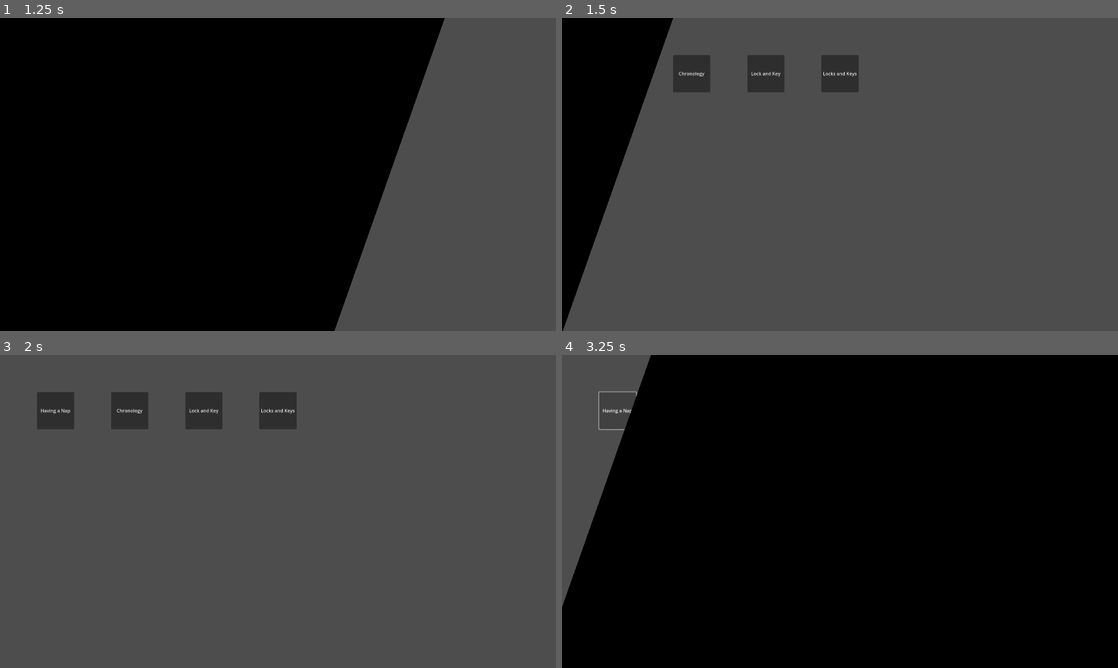
Above: before the commit, frames 1-4 (two rows, left to right).
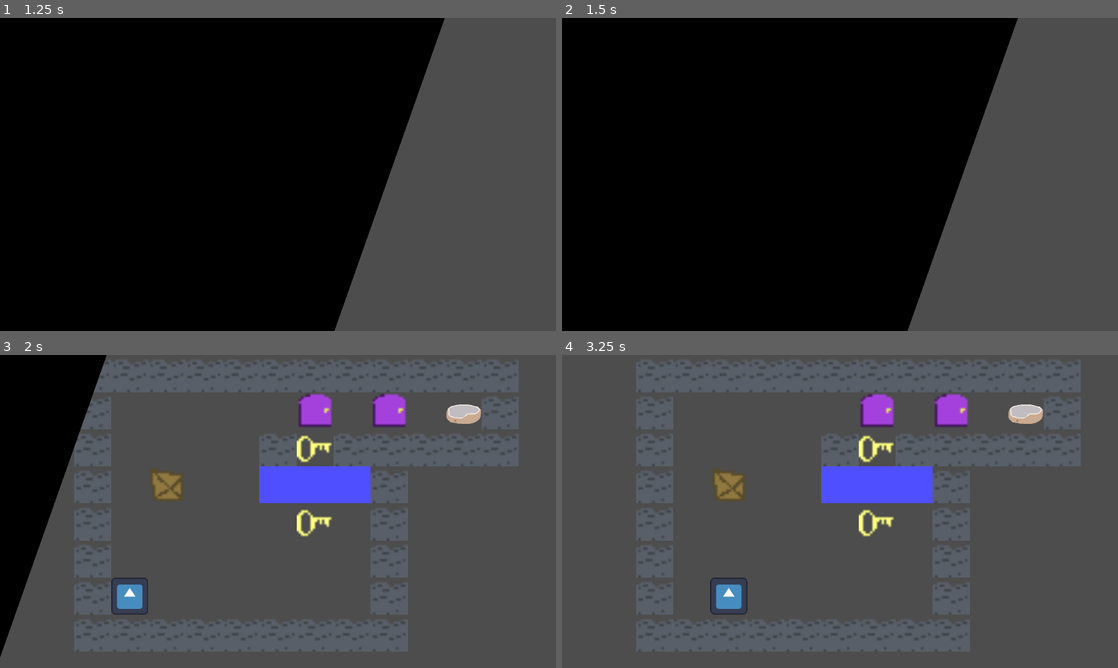
Above: after the commit, the same moments.

Repository: Just-a-Bee/Chrono-Cat
Game: Godot game, scene res://ui/title/title.tscn
The game is run twice, just before and just after one commit, with the same random seed, the same clock (stepped at 60 frames per second) and the same inputs. Before the commit the project starts from res://ui/title.tscn. The engine's default icon, where the game draws it, is replaced by a stand-in: a white triangle on a blue panel in a dark square.
Inputs (mouse positions are in pixels of both pictures, inside the frame that each line leads up to):
- Up to frame 1 (1.25 s): click "Play" at 0.5 s
- Up to frame 2 (1.5 s): click (912, 74) at 1.25 s, where only the run after the commit has a clickable "Water wall"
- Up to frame 3 (2 s): no input
- Up to frame 4 (3.25 s): hold D (right) 2.03-2.75 s; hold X (rewind) 2.03-2.75 s; click (617, 411) at 2.75 s, where only the run before the commit has a clickable "Having a Nap"

Frame 1 is identical in both runs. In frame 2, 62% of the frame differs, in the area x 0-82%, y 0-100%; in frame 3, 34%; in frame 4, 94%, in the area x 0-100%, y 0-100%.

Commit message:
Files organized, 'Water Wall' added to level select

Diff:
--- a/level_files/rewind_cursor.tscn
+++ b/level_files/rewind_cursor.tscn
@@ -1,6 +1,6 @@
 [gd_scene load_steps=2 format=3 uid="uid://bdouobihrvqsg"]
 
-[ext_resource type="Texture2D" uid="uid://bxnx73kyxodju" path="res://assets/Cursor.png" id="1_xiapj"]
+[ext_resource type="Texture2D" uid="uid://bxnx73kyxodju" path="res://assets/level_stuff/Cursor.png" id="1_xiapj"]
 
 [node name="RewindCursor" type="Sprite2D"]
 scale = Vector2(7.11111, 7.11111)
--- a/main.tscn
+++ b/main.tscn
@@ -3,8 +3,8 @@
 [ext_resource type="Script" path="res://main.gd" id="1_ntcjf"]
 [ext_resource type="PackedScene" uid="uid://dseb7xqjms3u6" path="res://ui/level_select/level_select.tscn" id="2_p70cs"]
 [ext_resource type="Texture2D" uid="uid://gr22k5ibboj7" path="res://assets/level_stuff/WinAnim.png" id="3_o22mr"]
-[ext_resource type="PackedScene" uid="uid://b18s0kfnnp2ch" path="res://ui/transitioner.tscn" id="4_nb2yq"]
-[ext_resource type="Script" path="res://pause_menu.gd" id="5_67t08"]
+[ext_resource type="PackedScene" uid="uid://b18s0kfnnp2ch" path="res://ui/transition/transitioner.tscn" id="4_nb2yq"]
+[ext_resource type="Script" path="res://ui/pause_menu.gd" id="5_6dq5v"]
 
 [sub_resource type="AtlasTexture" id="AtlasTexture_f4cos"]
 atlas = ExtResource("3_o22mr")
@@ -71,7 +71,7 @@
 anchors_preset = 0
 offset_right = 40.0
 offset_bottom = 40.0
-script = ExtResource("5_67t08")
+script = ExtResource("5_6dq5v")
 
 [node name="Polygon2D" type="Polygon2D" parent="PauseMenu"]
 color = Color(0.203922, 0.203922, 0.203922, 1)
--- a/project.godot
+++ b/project.godot
@@ -11,7 +11,7 @@
 [application]
 
 config/name="Chrono Cat"
-run/main_scene="res://ui/title.tscn"
+run/main_scene="res://ui/title/title.tscn"
 config/features=PackedStringArray("4.1", "Forward Plus")
 config/icon="res://assets/actors/icon.svg"
 
--- a/ui/level_select/level_select.tscn
+++ b/ui/level_select/level_select.tscn
@@ -1,10 +1,11 @@
-[gd_scene load_steps=6 format=3 uid="uid://dseb7xqjms3u6"]
+[gd_scene load_steps=7 format=3 uid="uid://dseb7xqjms3u6"]
 
 [ext_resource type="Script" path="res://ui/level_select/level_select.gd" id="1_ppnx8"]
-[ext_resource type="PackedScene" uid="uid://doyd0aa2nqgl2" path="res://ui/level_button.tscn" id="2_6b2g3"]
+[ext_resource type="PackedScene" uid="uid://doyd0aa2nqgl2" path="res://ui/level_select/level_button.tscn" id="2_6b2g3"]
 [ext_resource type="PackedScene" uid="uid://dtb1o8ogbu8dx" path="res://levels/chronology.tscn" id="3_5fvae"]
 [ext_resource type="PackedScene" uid="uid://lfyr65vh2gv1" path="res://levels/lock_and_key.tscn" id="4_5d44g"]
 [ext_resource type="PackedScene" uid="uid://ujejc8syiu43" path="res://levels/locks_and_keys.tscn" id="5_b8vvg"]
+[ext_resource type="PackedScene" uid="uid://dp5opa0eowbv1" path="res://levels/water_wall.tscn" id="6_egfgn"]
 
 [node name="LevelSelect" type="Node2D"]
 script = ExtResource("1_ppnx8")
@@ -37,3 +38,10 @@
 offset_right = 1024.0
 offset_bottom = 256.0
 level = ExtResource("5_b8vvg")
+
+[node name="Water wall" parent="." instance=ExtResource("2_6b2g3")]
+offset_left = 1152.0
+offset_top = 128.0
+offset_right = 1280.0
+offset_bottom = 256.0
+level = ExtResource("6_egfgn")
--- a/ui/title.tscn
+++ b/ui/title/title.tscn
@@ -1,11 +1,11 @@
 [gd_scene load_steps=4 format=3 uid="uid://devr7s6qosxot"]
 
-[ext_resource type="Script" path="res://ui/title.gd" id="1_khn3t"]
+[ext_resource type="Script" path="res://ui/title/title.gd" id="1_ksjlk"]
 [ext_resource type="Texture2D" uid="uid://fayvt4rlkfqu" path="res://assets/Title.png" id="2_g6b56"]
 [ext_resource type="PackedScene" uid="uid://b18s0kfnnp2ch" path="res://ui/transitioner.tscn" id="3_k2605"]
 
 [node name="Title" type="Node2D"]
-script = ExtResource("1_khn3t")
+script = ExtResource("1_ksjlk")
 
 [node name="Title" type="Sprite2D" parent="."]
 position = Vector2(960, 245)
--- a/ui/transitioner.tscn
+++ b/ui/transition/transitioner.tscn
@@ -1,10 +1,10 @@
 [gd_scene load_steps=2 format=3 uid="uid://b18s0kfnnp2ch"]
 
-[ext_resource type="Script" path="res://ui/transitioner.gd" id="1_84s1q"]
+[ext_resource type="Script" path="res://ui/transition/transitioner.gd" id="1_1g6et"]
 
 [node name="Transitioner" type="Node2D"]
 z_index = 2
-script = ExtResource("1_84s1q")
+script = ExtResource("1_1g6et")
 
 [node name="Fade" type="Polygon2D" parent="."]
 position = Vector2(-2688, 0)
Renamed: assets/Check.png -> assets/level_stuff/Check.png
Not shown, changed: assets/level_stuff/Check.png.import
Renamed: assets/Cursor.png -> assets/level_stuff/Cursor.png
Not shown, changed: assets/level_stuff/Cursor.png.import
Renamed: ui/level_button.tscn -> ui/level_select/level_button.tscn
Renamed: pause_menu.gd -> ui/pause_menu.gd
Renamed: ui/title.gd -> ui/title/title.gd
Renamed: ui/transitioner.gd -> ui/transition/transitioner.gd
